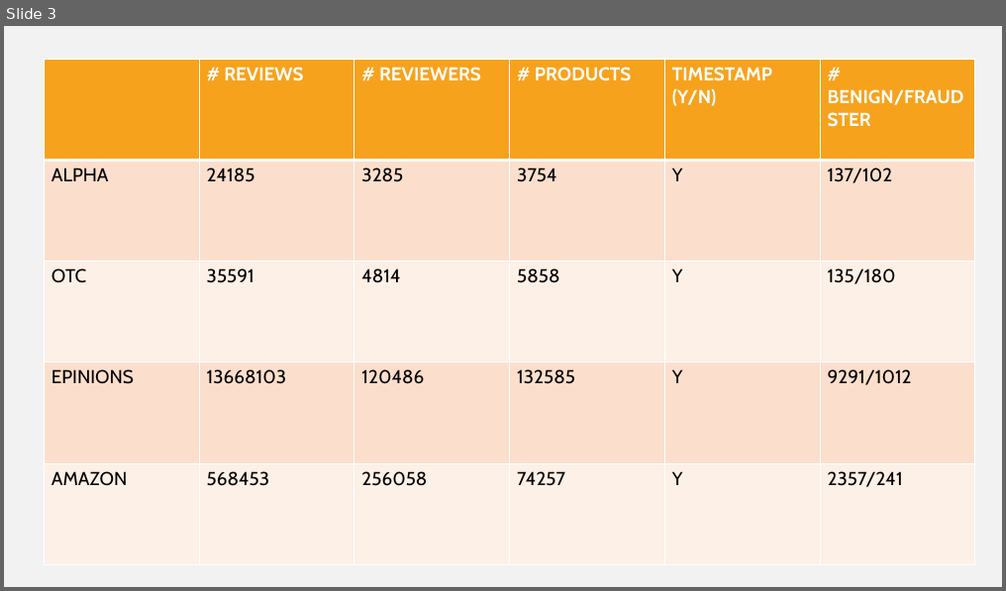
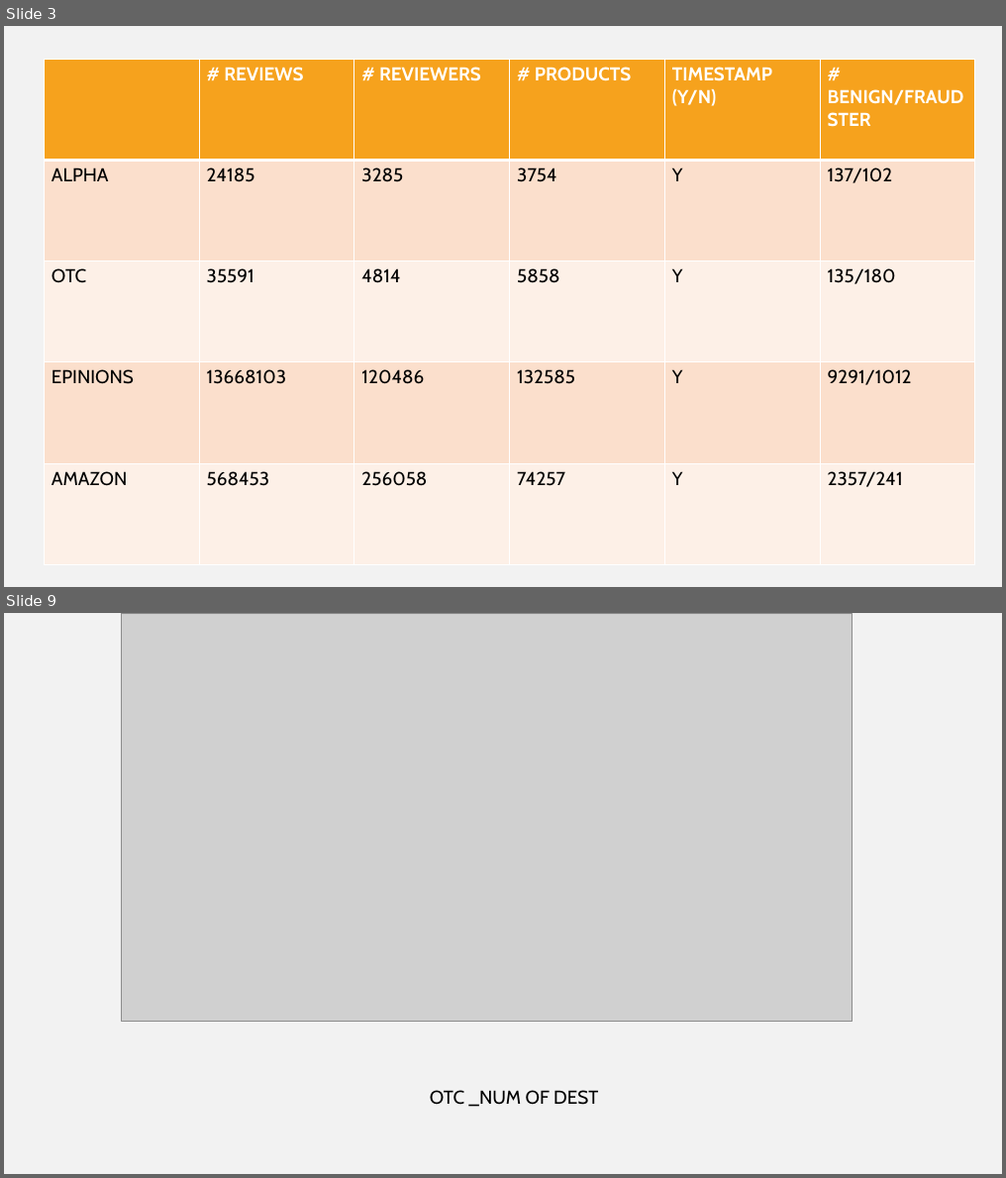
Before and after one commit to hellokayas/Sockfarm-Project, a slide deck: Data/Presentation.pptx. Shown one above the other, each under a label of ours: slide 3 before the commit, slides 3 and 9 after it; the slides between them are not shown. The pictures are 1006x591 and 1006x1178 pixels, drawn with LibreOffice and Linux fonts; fonts in the diff are those of the drawing; grey boxes stand for pictures. Boxes give left, top, right and bottom in pixels: in the first picture for what was removed or moved away, otherwise in the second. Text is boxed around its words. In the diff, an @@ line names an element or a change of style, - is before the commit and + after.

```diff
--- a/Data/Presentation.pptx
+++ b/Data/Presentation.pptx
@@ slide 9 added at <box>4,613,1002,1174</box>, background #F2F2F2 @@
@@ picture added at <box>122,613,852,1021</box> @@
@@ text added at <box>430,1090,598,1107</box>, 18 pt, text #000000 @@
+OTC _NUM OF DEST
```
Also in this commit, not shown: 15 other slides added.
